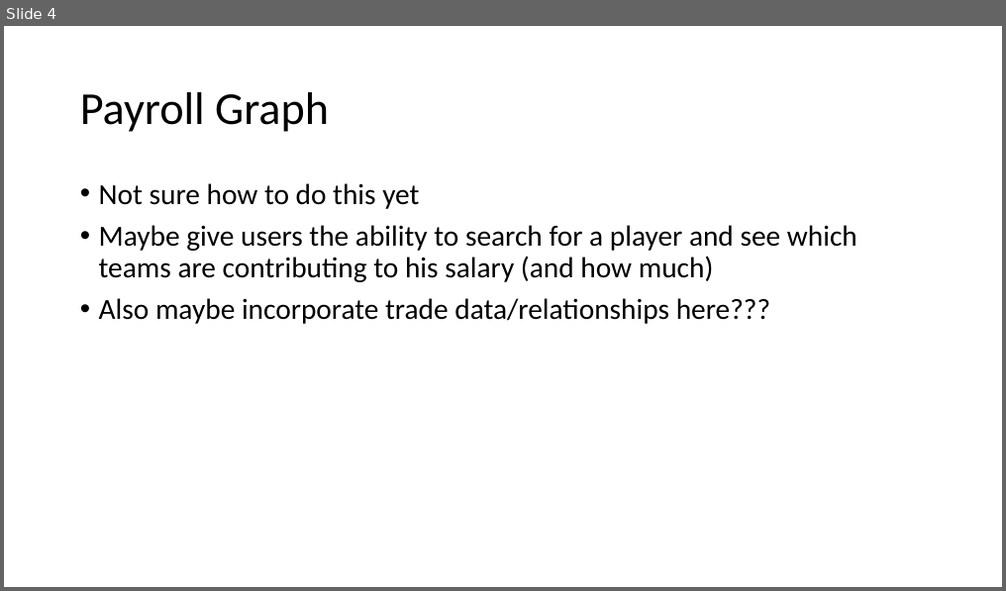
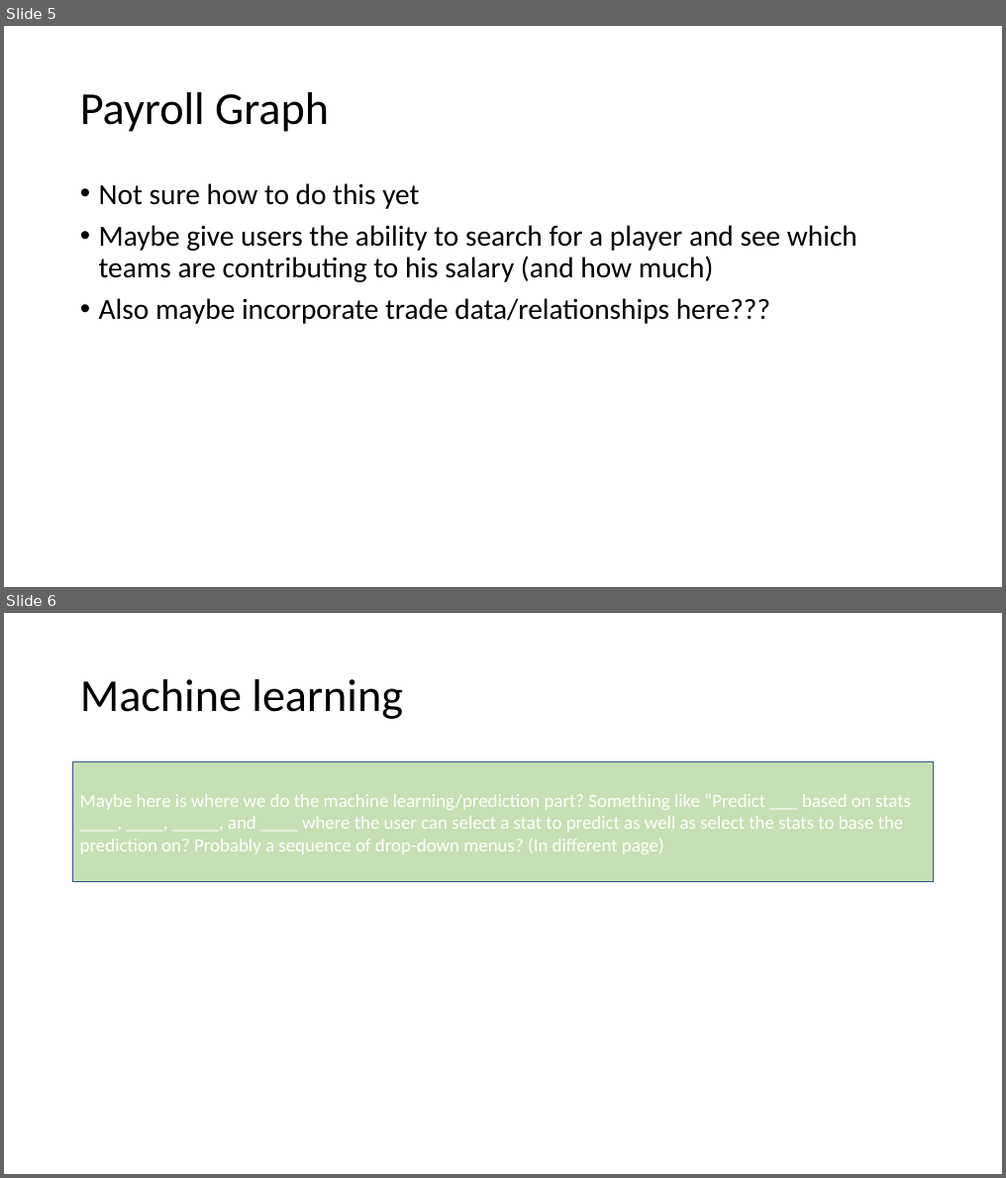
Before and after one commit to johngeyer/CIS550Project, a slide deck: Website template.pptx. Shown one above the other, each under a label of ours: slide 4 before the commit, slides 5 and 6 after it. The pictures are 1006x591 and 1006x1178 pixels, drawn with LibreOffice and Linux fonts; fonts in the diff are those of the drawing. Boxes give left, top, right and bottom in pixels: in the first picture for what was removed or moved away, otherwise in the second. Text is boxed around its words. In the diff, an @@ line names an element or a change of style, - is before the commit and + after.

```diff
--- a/Website template.pptx
+++ b/Website template.pptx
@@ slide 6 added at bbox=[4, 613, 1002, 1174], background #FFFFFF @@
@@ title added at bbox=[80, 679, 403, 719], 44 pt, text #000000 @@
+Machine learning
@@ rectangle added at bbox=[73, 762, 934, 882], fill #C5E0B4, outline #325491 1 pt, 18 pt, text #FFFFFF @@
+Maybe here is where we do the machine learning/prediction part? Something like “Predict ___ based on stats ____, ____, _____, and ____ where the user can select a stat to predict as well as select the stats to base the prediction on? Probably a sequence of drop-down menus? (In different page)
@@ what was slide 4 is now slide 5 @@
```
Also in this commit, not shown: 1 slide changed, 1 other slide added, 10 other files.
